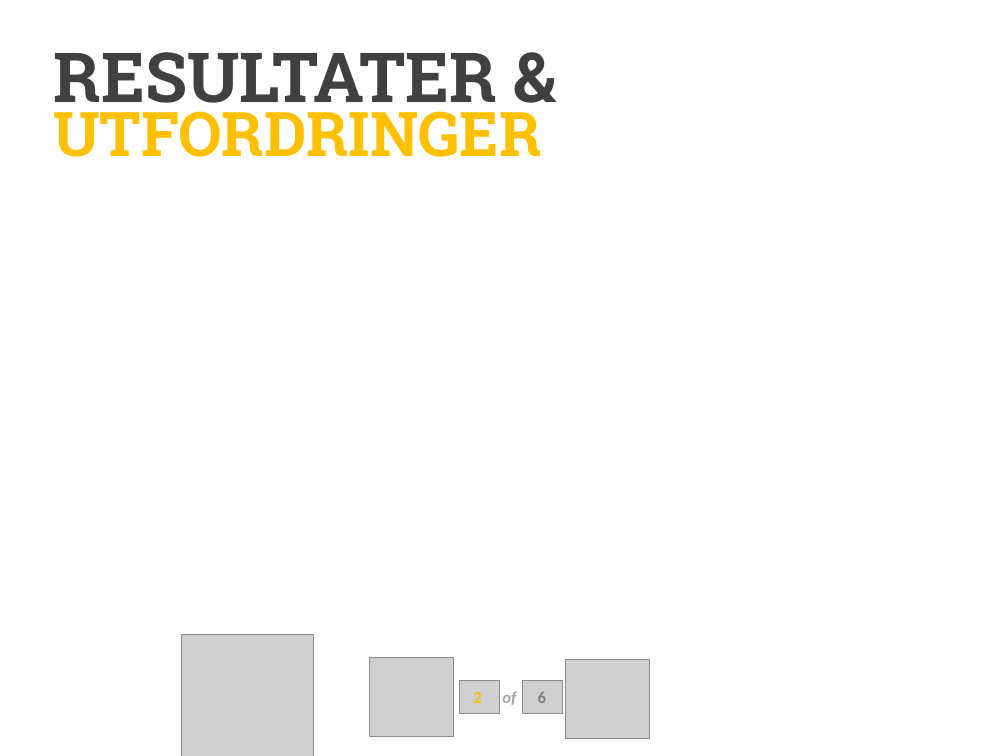
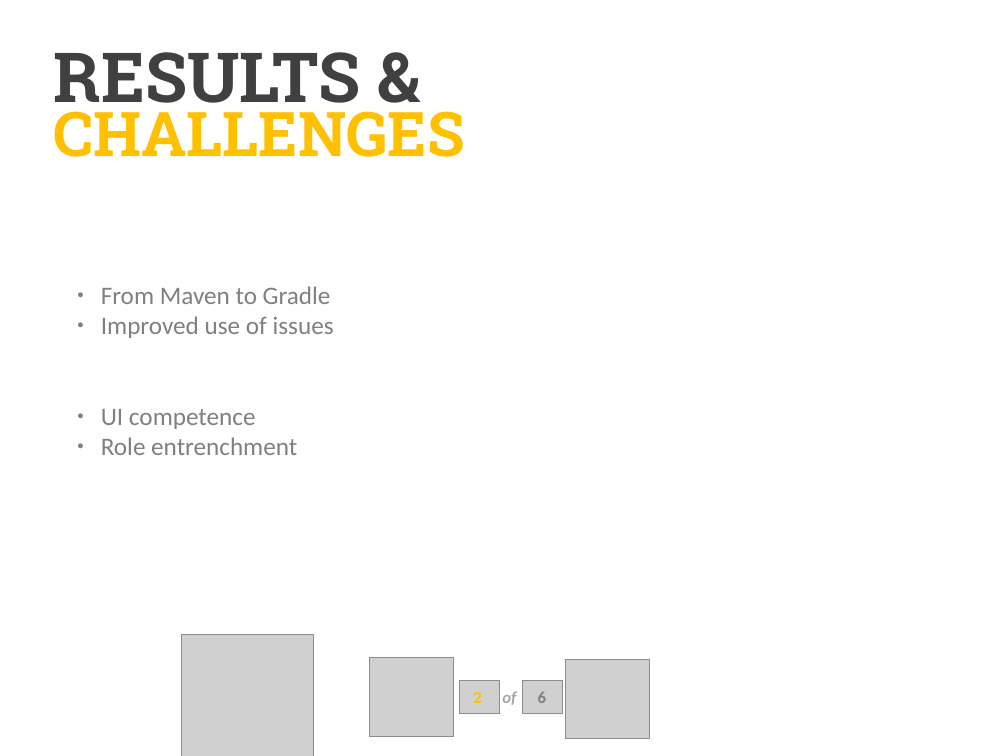
Before and after one commit to luringens/DoodleChess, a slide deck: slide 3 of docs/presentation/Presentasjon oblig4.pptx. Drawn at 1008x756 pixels with LibreOffice and Linux fonts; fonts in the diff are those of the drawing; grey boxes stand for pictures; background and template pictures are left out. Boxes give left, top, right and bottom in pixels: in the first picture for what was removed or moved away, otherwise in the second. Text is boxed around its words. In the diff, an @@ line names an element or a change of style, - is before the commit and + after.

Commit message:
[presentation] made slides retrospective, results&challenges

```diff
--- a/docs/presentation/Presentasjon oblig4.pptx
+++ b/docs/presentation/Presentasjon oblig4.pptx
@@ text at <box>54,52,361,119</box>: text changed @@
-RESULTATER &
+RESULTS &
@@ text at <box>53,100,464,157</box>: text changed @@
-UTFORDRINGER
+CHALLENGES
@@ text added at <box>101,286,334,455</box>, 18 pt, text #808080 @@
+● From Maven to Gradle
+● Improved use of issues
+● UI competence
+● Role entrenchment
```
Also in this commit, not shown: 1 other slide changed.
